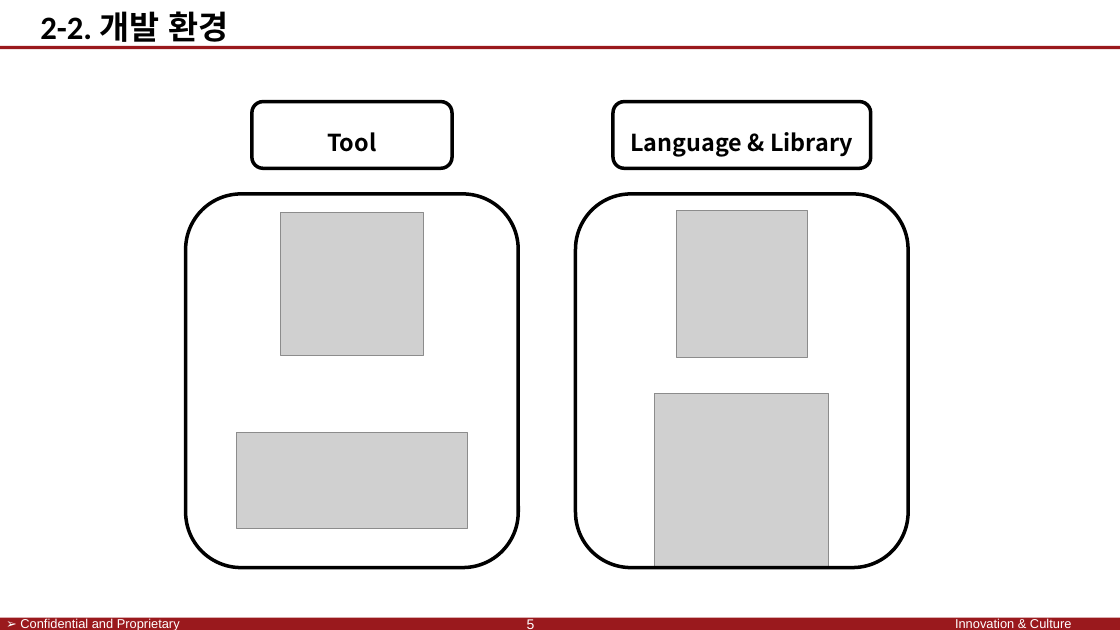
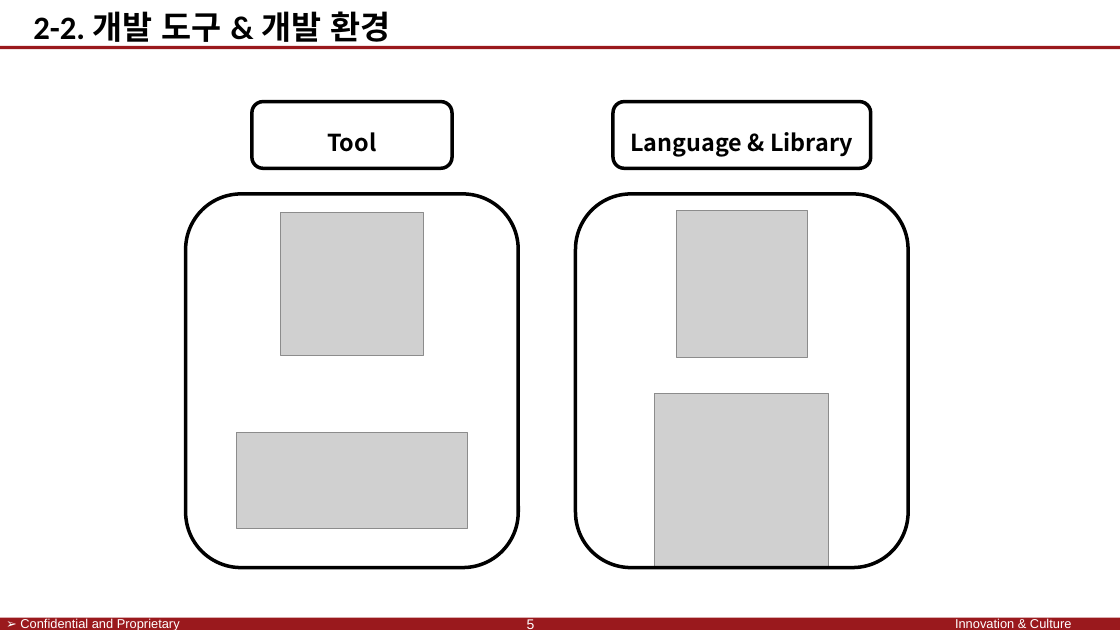
Before and after one commit to SaintSeong/JusungProject, a slide deck: slide 5 of A조 발표/A조 발표.pptx. Drawn at 1120x630 pixels with LibreOffice and Linux fonts; fonts in the diff are those of the drawing; grey boxes stand for pictures; background and template pictures are left out. Boxes give left, top, right and bottom in pixels: in the first picture for what was removed or moved away, otherwise in the second. Text is boxed around its words. In the diff, an @@ line names an element or a change of style, - is before the commit and + after.

```diff
--- a/A조 발표/A조 발표.pptx
+++ b/A조 발표/A조 발표.pptx
@@ text at <box>33,11,390,48</box>: text changed @@
-2-2. 개발 환경
+2-2. 개발 도구 & 개발 환경
```
Also in this commit, not shown: 3 other slides changed, 2 other files.
